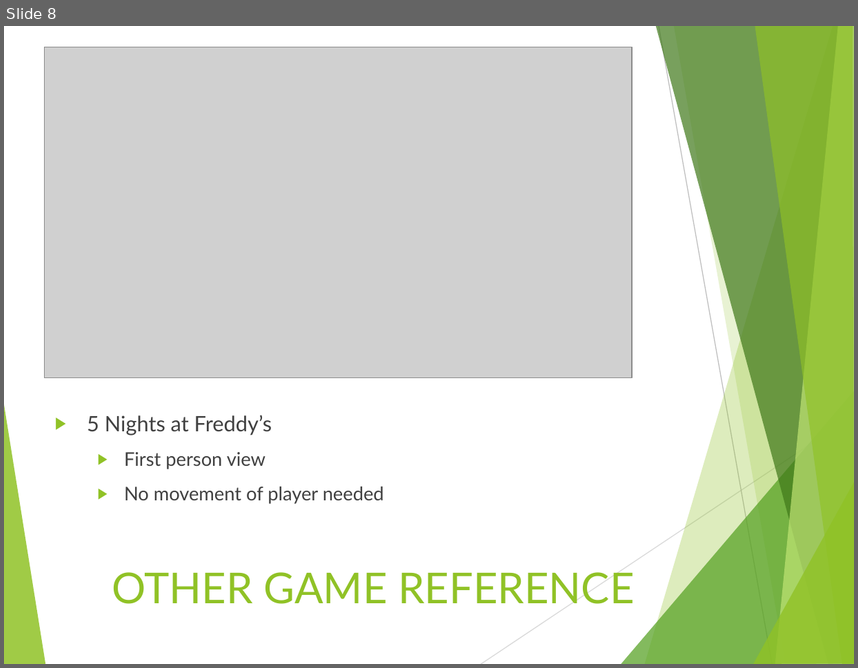
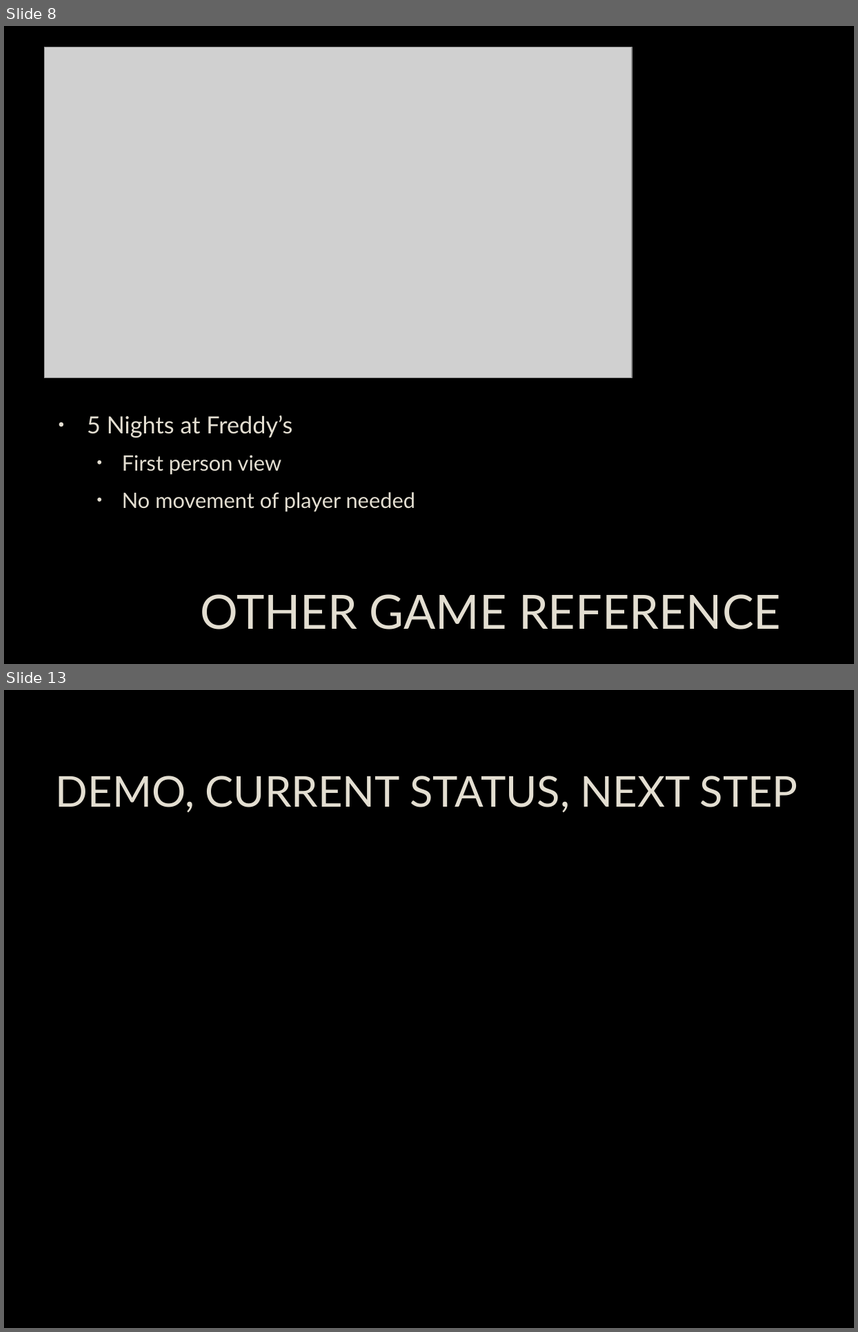
Before and after one commit to AdamReyes/apc-softdev-gd121mi12205, a slide deck: documentation/Apothecary_v2.pptx. Shown one above the other, each under a label of ours: slide 8 before the commit, slides 8 and 13 after it; the slides between them are not shown. The pictures are 858x668 and 858x1332 pixels, drawn with LibreOffice and Linux fonts; fonts in the diff are those of the drawing; grey boxes stand for pictures; background and template pictures are left out. Boxes give left, top, right and bottom in pixels: in the first picture for what was removed or moved away, otherwise in the second. Text is boxed around its words. In the diff, an @@ line names an element or a change of style, - is before the commit and + after.

```diff
--- a/documentation/Apothecary_v2.pptx
+++ b/documentation/Apothecary_v2.pptx
@@ slide 13 added at <box>4,690,854,1328</box>, background picture (left out) @@
@@ title added at <box>56,776,798,812</box>, 36 pt, text #E3DED1 @@
+DEMO, CURRENT STATUS, NEXT STEP
@@ slide 8 changed as well @@
@@ background #FFFFFF to picture (left out) @@
@@ text "5 Nights at Freddy’s" at <box>87,415,415,512</box>: size 18 to 20 pt in "5 Nights at Freddy’s"; text colour #404040 to #E3DED1, letter outline none to #404040 0.75 pt; size 16 to 18 pt in "First person view", "No movement of player needed"; bullet ▶ to •; bullet colour #90C226 to #E3DED1 @@
@@ group removed at <box>4,26,854,664</box>: 8 freeform shapes, 2 lines @@
@@ title "OTHER GAME REFERENCE" at <box>201,594,781,629</box>: size 36 to 40 pt, text colour #90C226 to #E3DED1, letter outline none to #404040 0.75 pt; alignment left to centre; vertical alignment top to middle @@
```
Also in this commit, not shown: 6 other slides changed, 6 other slides added, 2 slides removed, 1 other file.
